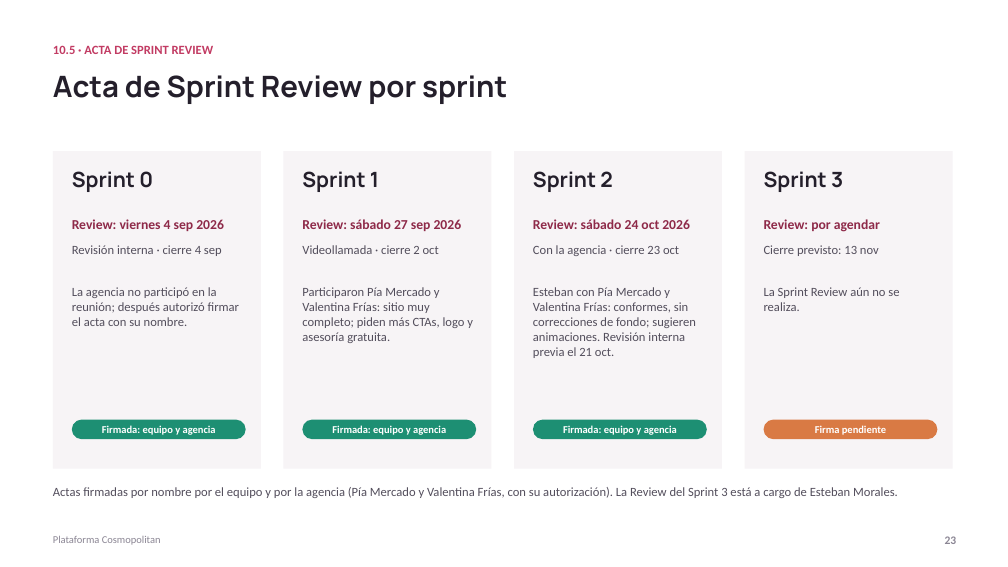
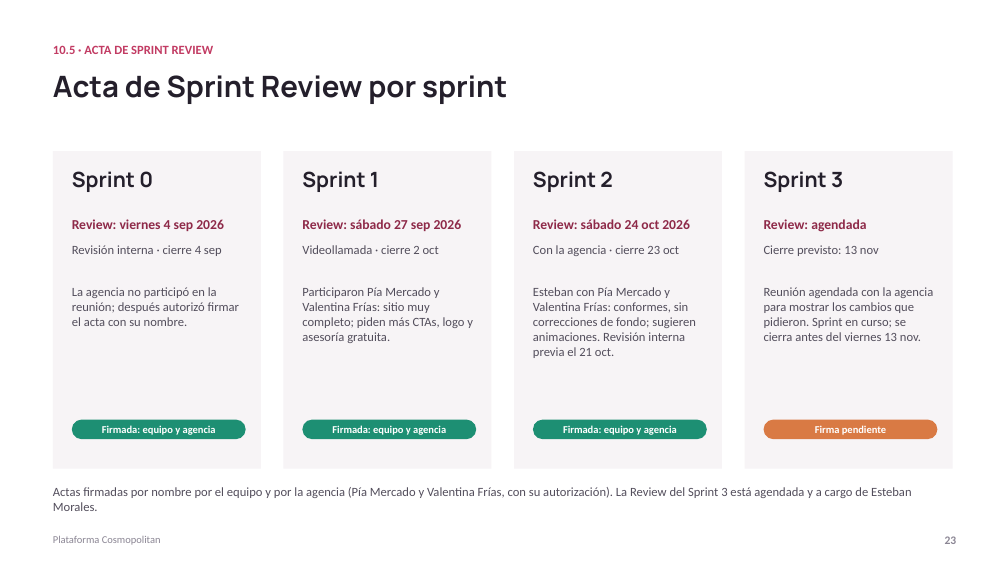
Before and after one commit to ChristianCuadra/capstone, a slide deck: slide 23 of Fase 2/Evidencias Proyecto/Presentación Proyecto.pptx. Drawn at 1008x567 pixels with LibreOffice and Linux fonts; fonts in the diff are those of the drawing. Boxes give left, top, right and bottom in pixels: in the first picture for what was removed or moved away, otherwise in the second. Text is boxed around its words. In the diff, an @@ line names an element or a change of style, - is before the commit and + after.

Commit message:
Sprint 3: Review agendada con la agencia; sprint en curso hasta el 13 nov

```diff
--- a/Fase 2/Evidencias Proyecto/Presentación Proyecto.pptx
+++ b/Fase 2/Evidencias Proyecto/Presentación Proyecto.pptx
@@ text at <box>764,219,866,232</box>: text changed @@
-Review: por agendar
+Review: agendada
@@ text at <box>764,287,933,341</box>: text changed @@
-La Sprint Review aún no se realiza.
+Reunión agendada con la agencia para mostrar los cambios que pidieron. Sprint en curso; se cierra antes del viernes 13 nov.
@@ text at <box>53,487,912,511</box>: text changed @@
-Actas firmadas por nombre por el equipo y por la agencia (Pía Mercado y Valentina Frías, con su autorización). La Review del Sprint 3 está a cargo de Esteban Morales.
+Actas firmadas por nombre por el equipo y por la agencia (Pía Mercado y Valentina Frías, con su autorización). La Review del Sprint 3 está agendada y a cargo de Esteban Morales.
```
Also in this commit, not shown: 1 other slide changed, 1 other file.
